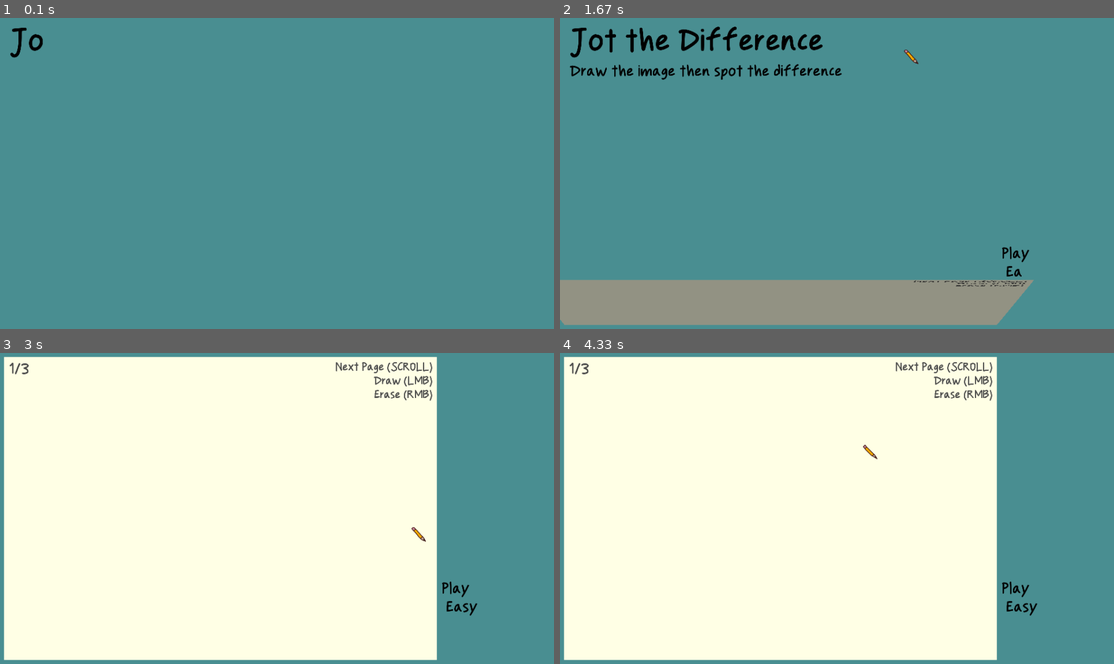
Above: before the commit, frames 1-4 (two rows, left to right).
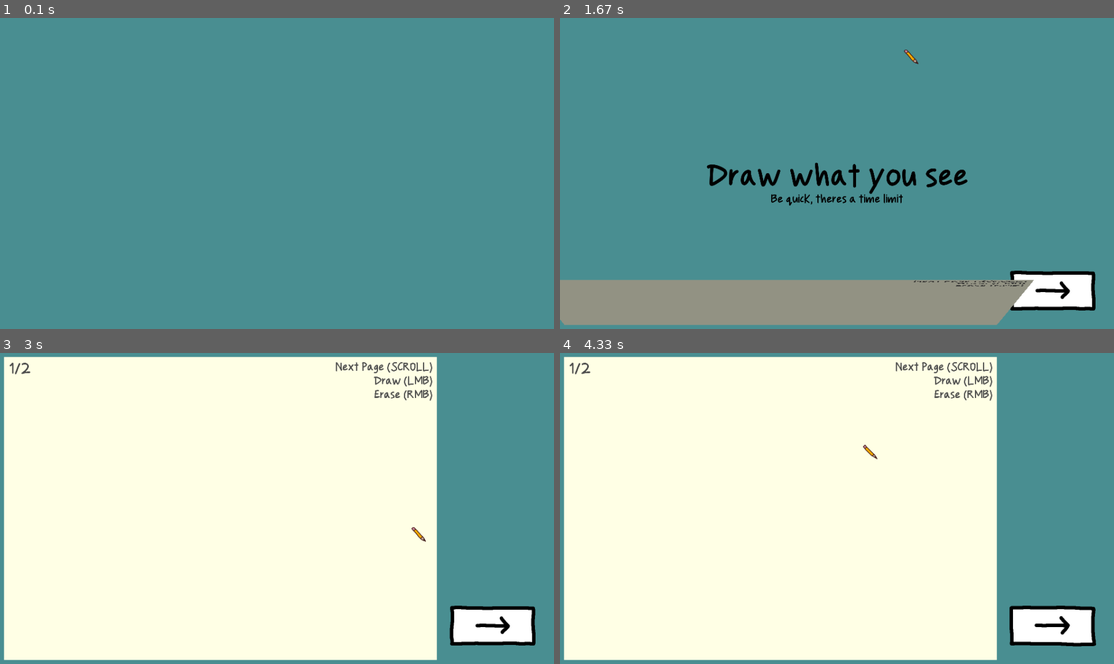
Above: after the commit, the same moments.

Repository: DanteGraet/paperAndPencil-garbageJam8
Game: LÖVE game, started from main.lua
Same seed, same stepped clock (60 frames per second), same inputs: the game is played once before the commit and once after it.
Inputs (mouse positions are in pixels of both pictures, inside the frame that each line leads up to):
- Up to frame 1 (0.1 s): no input
- Up to frame 2 (1.67 s): click (1053, 288) at 0.38 s; click (920, 64) at 0.72 s; tap Space at 1.55 s
- Up to frame 3 (3 s): move the mouse to (204, 461) at 1.92 s; move the mouse to (376, 421) at 2.47 s; move the mouse to (426, 542) at 2.8 s
- Up to frame 4 (4.33 s): move the mouse to (886, 418) at 3.3 s; move the mouse to (859, 552) at 3.87 s; move the mouse to (875, 458) at 4.2 s

The runs differ from the first frame. In frame 1, 0.2% of the frame differs, in the area x 1-8%, y 3-13%; in frame 2, 5.4%, in the area x 1-97%, y 2-95%; in frame 3, 2.1%; in frame 4, 2.1%.

Commit message:
Tutorial setup
just fixing bugs that stop the toutiorial form workin also click now scales*

Diff:
--- a/code/gamestate/test.lua
+++ b/code/gamestate/test.lua
@@ -6,23 +6,33 @@
 local difficulty
 local lastFrameCanvas
 
+function isNotebookOpen()
+    return notebook.isOpen
+end
+
 function g.load(diff, lf)
-    difficulty = diff or 2
-    lastFrameCanvas = lf
-
-    notebook = Notebook(difficultyScale[difficulty].pages)
-    notebook.isOpen = false
-    --photo = Photo(65, 65, "grid")
+    difficulty = diff or 0
 
     camera = Camera("fit", 1920, 1080)
     timer = 0
-
     phase = "drawing"
 
-    gallery = Gallery(difficultyScale[difficulty].photos, difficultyScale[difficulty].timeMult, difficulty)
+    if difficulty ~= 0 then
+        lastFrameCanvas = lf
+
+        notebook = Notebook(difficultyScale[difficulty].pages)
+        notebook.isOpen = false
+
+        gallery = Gallery(difficultyScale[difficulty].photos, difficultyScale[difficulty].timeMult, difficulty)
+    else
+        -- run the toutorial
+        notebook = Notebook(2)
+        notebook.isOpen = false
+
+        gallery = Gallery(1, 100, 0)
+    end
+
     love.mouse.setVisible(true)
-
-    --photo:render(1)
 
     audioManager.setTargets({
         always =    1,
--- a/code/globals.lua
+++ b/code/globals.lua
@@ -13,11 +13,12 @@
     {name = "Good luck"   , photos = 3, pages = 1, timeMult = 0.6},
 }
 
+
 -- load highscores & settings
 highscores = string.rep("-", #difficultyScale)
 
 local i = 1
-if love.filesystem.getDirectoryItems("hiscore.jt") then    -- yes it's just a lua file
+if love.filesystem.getInfo("hiscore.jt") then    -- yes it's just a lua file
     highscores = love.filesystem.read("hiscore.jt") or string.rep("-", #difficultyScale)
 end
 
@@ -27,7 +28,7 @@
     music = 2
 }
 
-if love.filesystem.getDirectoryItems("settings.jt") then
+if love.filesystem.getInfo("settings.jt") then
     local s = love.filesystem.read("settings.jt")
 
     if s then
--- a/conf.lua
+++ b/conf.lua
@@ -1,6 +1,6 @@
 local name = "Jot the Difference"
 local VERSION = "V1.0"
-DEV = false
+DEV = true
 
 local TARGET_WIDTH = 1920
 local TARGET_HEIGHT = 1080
--- a/globalObject/gallery.lua
+++ b/globalObject/gallery.lua
@@ -174,10 +174,14 @@
 
     if self.pictures[self.currentPhoto] then
         if phase == "spotting" then
+
             if self.pictures[self.currentPhoto] then
                 self.pictures[self.currentPhoto]:permutate()
             end
         else
+            -- self.nextCollider = RectangularCollider(65 + 1500 - 10, 65 + 5*(125+35), 305, 145)
+            self.nextCollider = RectangularCollider(65 + 1500 - 10, 65 + 5*(125+35) - 160, 305, 305)
+            print("larger Collider")
             audioManager.setTargets({
                 always =    1,
                 draw =      1,
@@ -191,44 +195,49 @@
         end
 
     elseif phase == "spotting" then
+
         -- Save to highscore
-        local total = 0
-        for i = 1,#self.pictures do
-            local photo = self.pictures[i]
-            local score, miss, totalMods = photo:getScore()
-            total = total + score
-        end
-
-
-        local percent = math.floor(total/#self.pictures * 100)
-        local current = highscores:sub(self.difficulty, self.difficulty)
-        local override = true
-
-        for i = 1,#grades do
-            if grades[i][1] == current then
-                break
-            end
-
-            if total/#self.pictures >= grades[i][2] then
-                -- we have not yet found a grade this good, set it as the highscore
-                highscores = highscores:sub(1, self.difficulty - 1) .. grades[i][1] .. highscores:sub(self.difficulty + 1)
-                break
-            end
-        end
-
-        audioManager.setTargets({
-            always =    0.5,
-            draw =      0,
-            guess =     1,
-            piano =     0,
-            stress =    0,
-        })
+        if self.difficulty > 0 then
+            local total = 0
+            for i = 1,#self.pictures do
+                local photo = self.pictures[i]
+                local score, miss, totalMods = photo:getScore()
+                total = total + score
+            end
+
+
+            local percent = math.floor(total/#self.pictures * 100)
+            local current = highscores:sub(self.difficulty, self.difficulty)
+            local override = true
+
+            for i = 1,#grades do
+                if grades[i][1] == current then
+                    break
+                end
+
+                if total/#self.pictures >= grades[i][2] then
+                    -- we have not yet found a grade this good, set it as the highscore
+                    highscores = highscores:sub(1, self.difficulty - 1) .. grades[i][1] .. highscores:sub(self.difficulty + 1)
+                    break
+                end
+            end
+
+            audioManager.setTargets({
+                always =    0.5,
+                draw =      0,
+                guess =     1,
+                piano =     0,
+                stress =    0,
+            })
+        end
 
         tut.generateTextList()
 
     else
         self.lastTimeRemaining = self.timeRemaining
         self.timeRemaining = math.huge
+
+        self.nextCollider = RectangularCollider(65 + 1500 - 10, 65 + 5*(125+35), 305, 145)
     end
 end
 
@@ -288,7 +297,7 @@
 
 
     -- edge case haha
-    if self.visualPhoto < 1 and phase == "spotting" then
+    if self.visualPhoto < 0 and phase == "spotting" then
         local photo = self.pictures[#self.pictures]
         photo.x = 65 - (self.visualPhotoSine)*1920
     end
@@ -297,8 +306,21 @@
 
 -- Holey Spaghetti Imma forghetti how this works
 function Gallery:draw()
-    local nextScale = (self.nextCollider:checkCollision(camera:translatePosition(love.mouse.getPosition())) and 1.2) or 1
-    if love.mouse.isDown(1) and nextScale == 1.2 then  nextScale = 0.9 end
+    local nextScale = 1
+
+    if not isNotebookOpen() and self.nextCollider:checkCollision(camera:translatePosition(love.mouse.getPosition())) then
+        if love.mouse.isDown(1) then
+            nextScale = 0.9
+        else
+            nextScale = 1.2
+        end
+    end
+    -- (self.nextCollider:checkCollision(camera:translatePosition(love.mouse.getPosition())) and 1.2) or 1
+    -- if isNotebookOpen() then
+    --     nextScale = 1
+    -- end
+
+    --if love.mouse.isDown(1) and nextScale == 1.2 then  nextScale = 0.9 end
 
     local clockToDraw = math.floor((timer*5) % 2) + 1
 
@@ -329,8 +351,11 @@
                     oy = math.sin(r)*d
                 end
                 love.graphics.setColor(0+c, 0, 0)
-                love.graphics.draw(clockImages.clock[clockToDraw], photo.x + 1400+100 + ox, 1030 - 367 + oy)
-                love.graphics.draw(clockImages.hand[clockToDraw], photo.x +305/2 + 1400+100 +ox, 1030 - 367+214.5+oy, angle, 1, 1, 305/2, 214.5)
+                if nextScale == 1.2 then
+                    nextScale = 1.1
+                end
+                love.graphics.draw(clockImages.clock[clockToDraw], photo.x + 1400+100 + ox + 305/2, 1030 - 367 + oy + 214.5, 0, nextScale, nextScale, 305/2, 214.5)
+                love.graphics.draw(clockImages.hand[clockToDraw], photo.x +305/2 + 1400+100 +ox, 1030 - 367+214.5+oy, angle, nextScale, nextScale, 305/2, 214.5)
 
                 love.graphics.setColor(0, 0, 0)
                 fontManager.set("handwriting", 256 - 64)
@@ -384,7 +409,7 @@
                 end
                 love.graphics.translate(-1920 * sine, 0)
 
-            elseif not ((phase == "drawing" and i > 0) or (phase == "spotting" and i == 0)) and i < 3 then
+            elseif not ((phase == "drawing" and i > 0) or (phase == "spotting" and i == 0)) and i < 1 then
                 fontManager.set("handwriting", 128)
                 love.graphics.setColor(0, 0, 0)
 
--- a/manager/gamestateManager.lua
+++ b/manager/gamestateManager.lua
@@ -1,5 +1,8 @@
 local gamestateFolder = "code/gamestate/"
-local initialGamestate = "titleScreen"
+local initialGamestate = (love.filesystem.getInfo("settings.jt") and "titleScreen") or "test"
+
+print("Inital State:", initialGamestate, love.filesystem.getInfo("settings.jt"))
+initialGamestate = "test"
 local eventPriority = 0
 
 gamestateManager = {}
